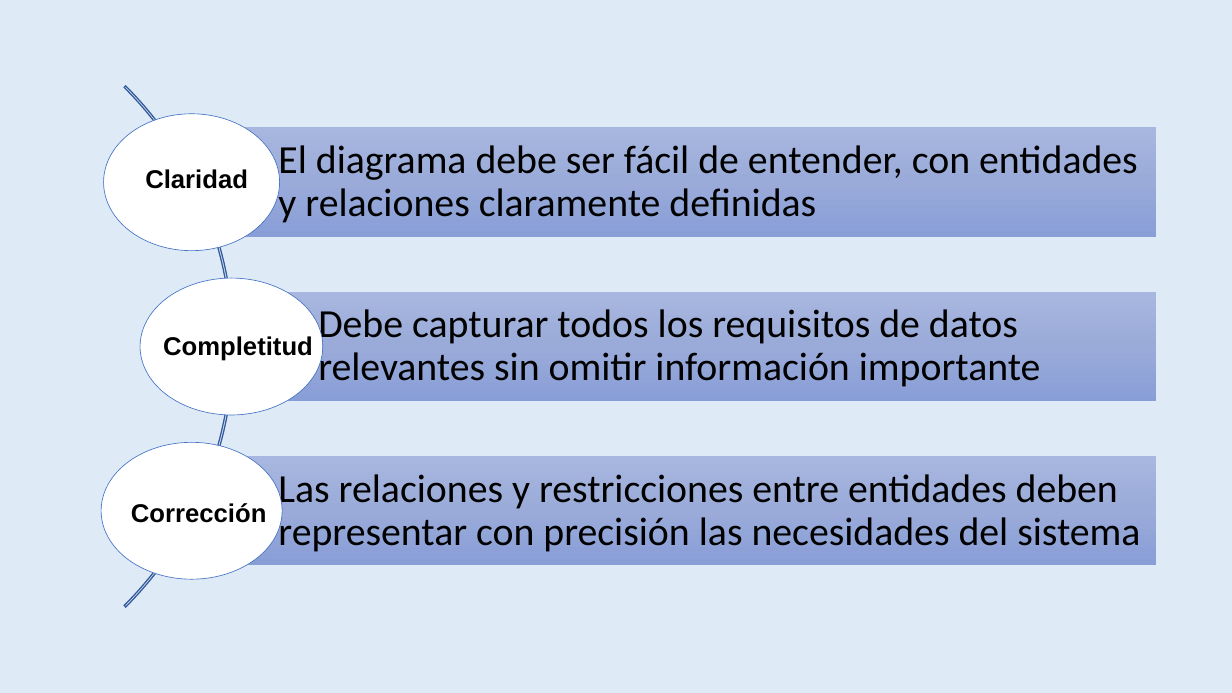
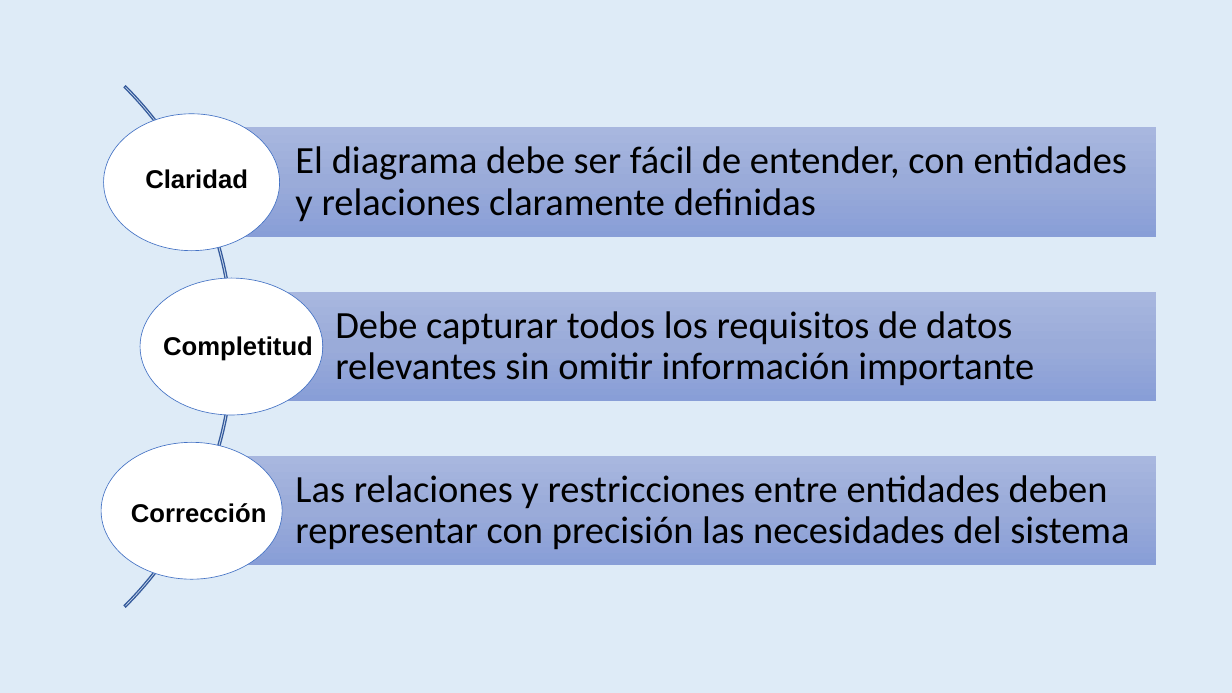
Before and after one commit to amypadron/prower_tesis, a slide deck: slide 72 of Digestión anaerobía.Original.pptx. Drawn at 1232x693 pixels with LibreOffice and Linux fonts; fonts in the diff are those of the drawing. Boxes give left, top, right and bottom in pixels: in the first picture for what was removed or moved away, otherwise in the second. Text is boxed around its words. In the diff, an @@ line names an element or a change of style, - is before the commit and + after.

```diff
--- a/Digestión anaerobía.Original.pptx
+++ b/Digestión anaerobía.Original.pptx
@@ size 31 to 30 pt; indent changed in 3 elements at box(295, 146, 1127, 222), box(335, 311, 1034, 386), box(295, 475, 1129, 550) @@
```
Also in this commit, not shown: 10 other slides changed.
